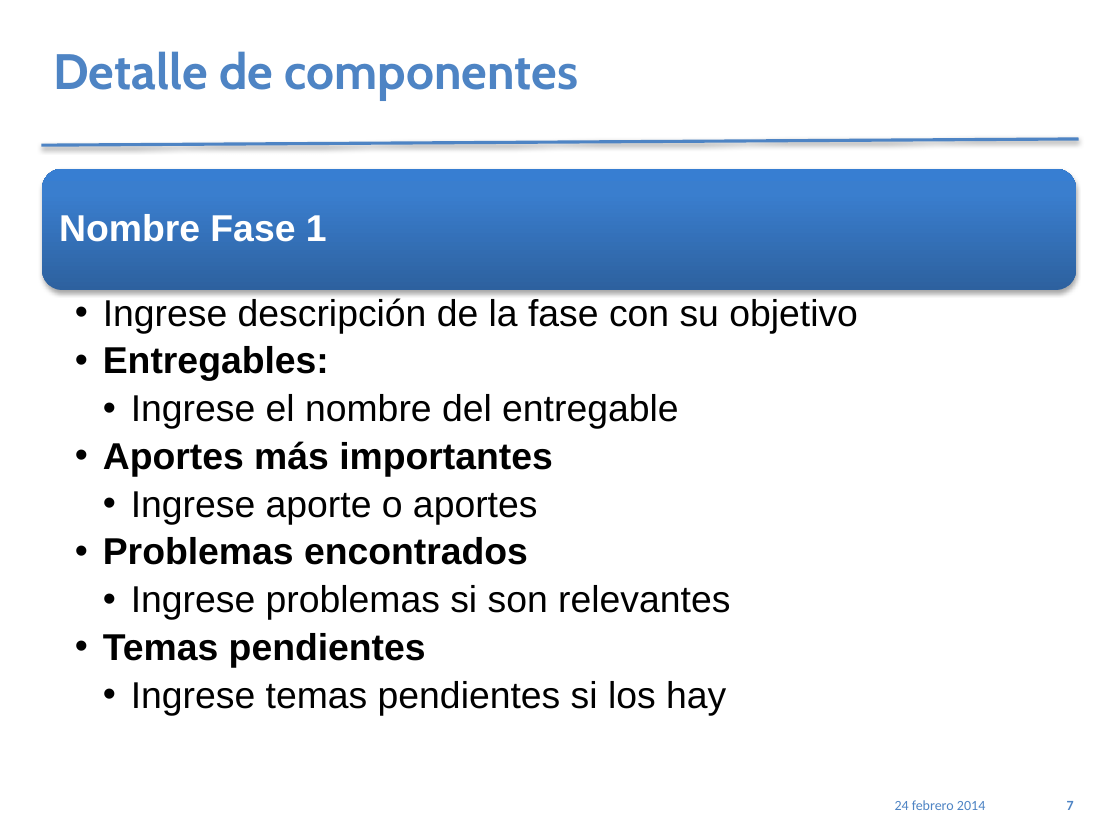
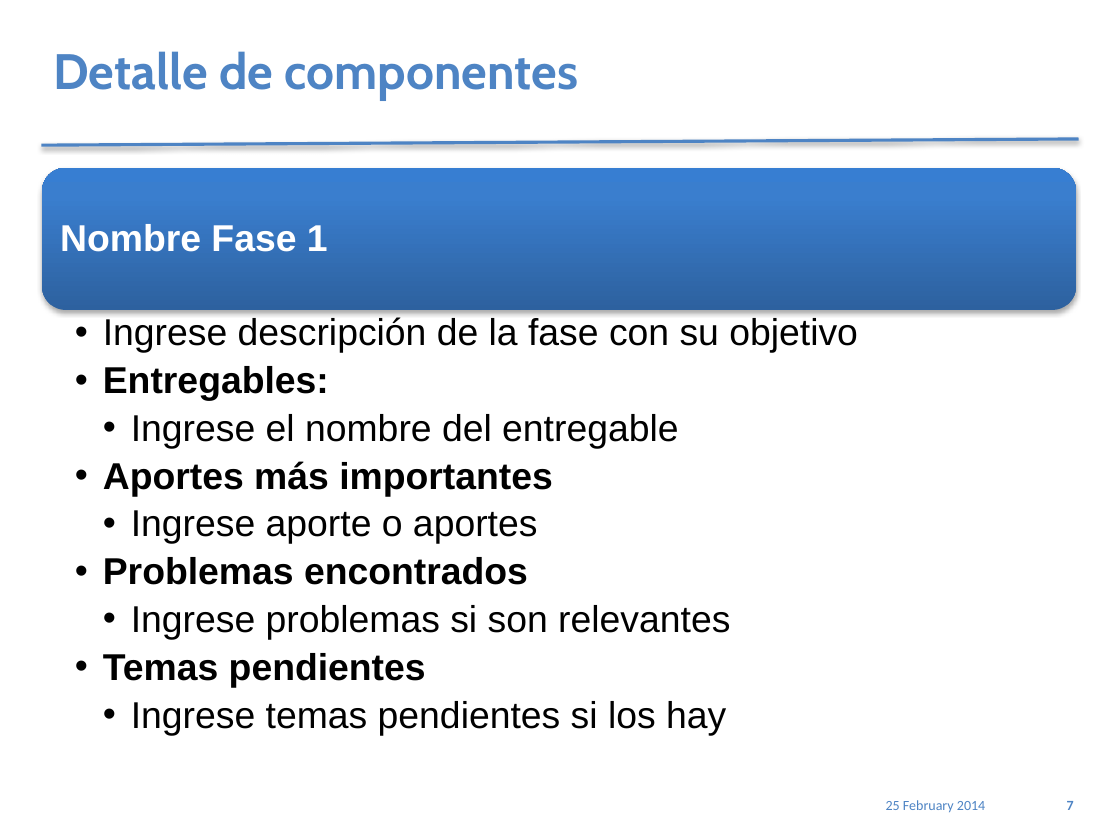
Before and after one commit to jholoc/proyectoScrapy, a slide deck: slide 7 of PlantillaPresetnacionPracticum_4.1.pptx. Drawn at 1120x840 pixels with LibreOffice and Linux fonts; fonts in the diff are those of the drawing. Boxes give left, top, right and bottom in pixels: in the first picture for what was removed or moved away, otherwise in the second. Text is boxed around its words. In the diff, an @@ line names an element or a change of style, - is before the commit and + after.

```diff
--- a/PlantillaPresetnacionPracticum_4.1.pptx
+++ b/PlantillaPresetnacionPracticum_4.1.pptx
@@ rounded rectangle: place and size @@
-rounded rectangle at [43, 169, 1076, 291]
+rounded rectangle at [43, 168, 1076, 310]
@@ text "Nombre Fase 1": place and size @@
-text "Nombre Fase 1" at [59, 214, 327, 242]
+text "Nombre Fase 1" at [60, 224, 328, 252]
@@ text "Ingrese descripción de la fase ...": place and size @@
-text "Ingrese descripción de la fase ..." at [103, 298, 858, 715]
+text "Ingrese descripción de la fase ..." at [103, 317, 858, 735]
@@ text at [886, 800, 985, 812]: text changed @@
-24 febrero 2014
+25 February 2014
```
Also in this commit, not shown: 6 other slides changed, 1 slide added, 4 slides removed, 1 other file.
